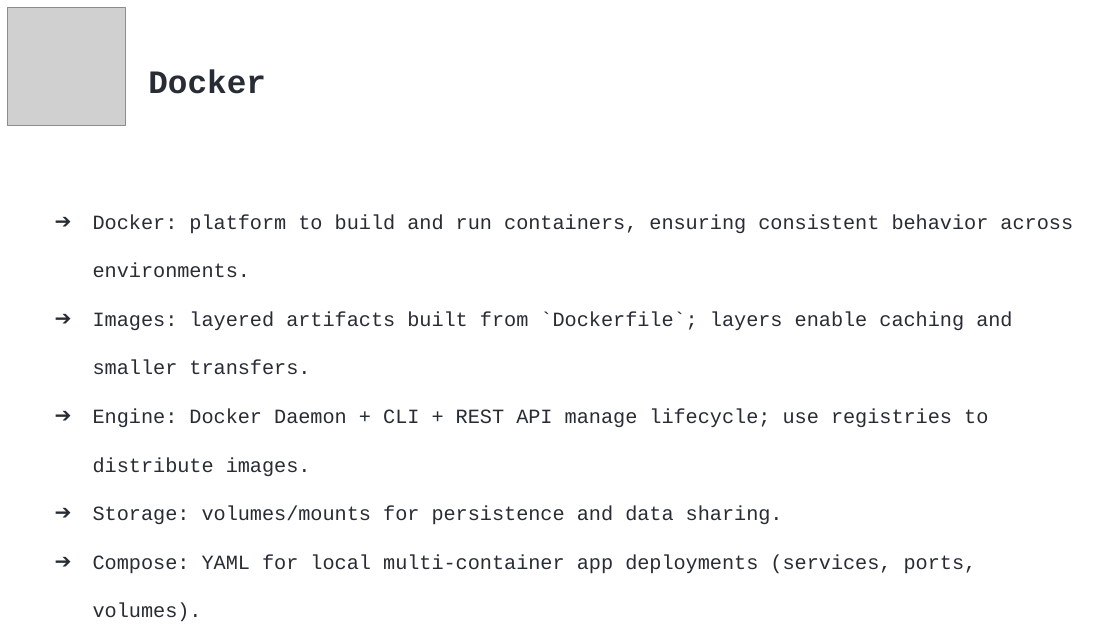
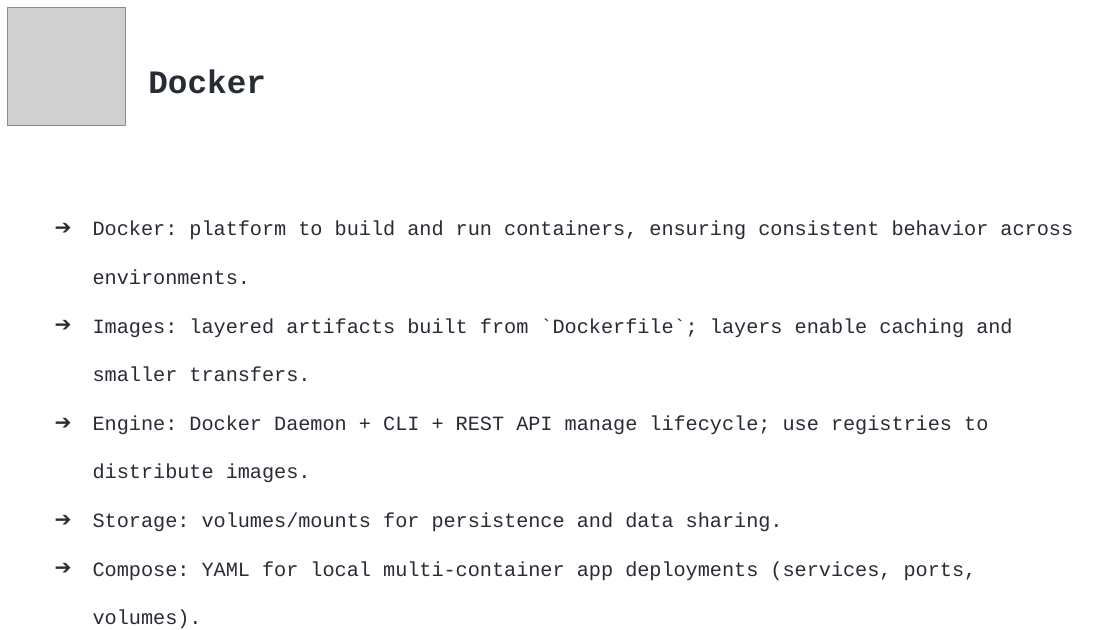
Before and after one commit to tasoszamp/thesis, a slide deck: slide 10 of article/Presentantion.pptx (slide 9 before the commit). Drawn at 1120x630 pixels with LibreOffice and Linux fonts; fonts in the diff are those of the drawing; grey boxes stand for pictures. Boxes give left, top, right and bottom in pixels: in the first picture for what was removed or moved away, otherwise in the second. Text is boxed around its words. In the diff, an @@ line names an element or a change of style, - is before the commit and + after.

```diff
--- a/article/Presentantion.pptx
+++ b/article/Presentantion.pptx
@@ text "Docker: platform to build and ...": place and size @@
-text "Docker: platform to build and ..." at <box>93,214,1073,622</box>
+text "Docker: platform to build and ..." at <box>93,221,1073,629</box>
```
Also in this commit, not shown: 9 other slides changed, 1 slide added.
